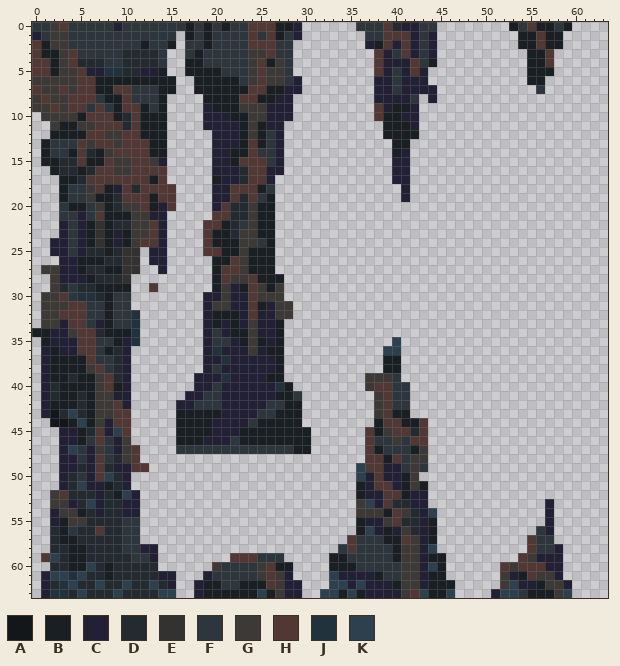
Two states of a pixel-art sprite, Assets/Tiles/cave-rocksrooted.png. Above, as it was before the edit.
The file is 64x64 pixels. Colours within 5 levels of each other are drawn and written as one.
Palette (. is transparent): A #13171a  B #191f23  C #222034  D #242b30  E #343230  F #2d363d  G #3d3936  H #523835  J #22323d  K #2c404e
Pixels before (only the part around the change), first column x 0:
 0 FFGHFFFFFCFFFFFFFBFBFBFFHHHBBC......FFFHDCCFF........BFHBBFB....
 1 CFGGFFFFFFFFFFFF.BFBFFFFHFHBFC.......FFHHHCFC.........BBHBB.....
 2 HBGGFFFFFFFFBFFB.FFBFFFFHHHFF........CBHCHCFC.........BBHBB.....
 3 HBBGHFFFFFDDDDF..FBFFFFFGGHFF.........HCFHCFC..........BBH......
 4 HHBGHDDDFFDDDDF..BBFFFFFGHBGF.........HCCCHFB..........BBH......
 5 HHBGGHCCJJDDCCB..BBBBFFFGHGGF.........HCFCHC...........BBB......
 6 GGGGGHHBBBBBBBBB..BBBBBFGHGGFC........CCFCCC...........BB.......
 7 HGGHGHHBBHHFFFBB..BBBBBBHHBBCC........CCFCCCC...........F.......
 8 GHGGHHHFBBHFFFB....BBBBHHBBCC.........CCCCF.C...................
 9 GGHGHHFHFBHHBFB....CBBBGGGCCC.........HCBBC.....................
10 .GGGGBHHHBDHBBB....CCCBBGGCCC.........HBBCC.....................
11 ..GBBGGHHHDHBBB....CCCCBGBCC...........BBBC.....................
12 ..BBBBHHGGHHBBB.....CCCBGBFC...........BBBB.....................
13 .BFFFHGHHGHHHBB.....CCCBHBFC............BB......................
14 .BFFBHDBGHHHHBB.....CCBBHFFC............BC......................
15 .BBDDHBBHGGHHGC.....CCBHHHFC............CC......................
16 ..BDDBDHHGGHHHH.....CCCDHHCC............CC......................
17 ...BBDHHHHHHHBH.....BCCDHHC.............CC......................
18 ...BFFGHBCHDHHHH....CCHHHBF..............C......................
19 ...BFFGBBDHHHBHH....CCHDHFB..............C......................
20 ...FBBFGBDGGHBCH....CHDDGBB.....................................
21 ...FFCFHBBBGGCC.....HHDDGBB.....................................
22 ...CFCBEBDDGGHC....HHBDFGBB.....................................
23 ...CFCBEBCBGGHC....HBBDGGBB.....................................
24 ..CCFCBEBCBGHHC....HBBBGGFB.....................................
25 ..CCFCDDBDEE.CC....HHBBGBBB.....................................
26 ...CCBBBDDEE.CC.....BBHGBBB.....................................
27 .GGCCBDDBBEE..C.....BHHGBBB.....................................
28 ..GCCCBDDDE.........BHGGHBBB....................................
29 ..GDFDDBBBB..H......BGCBHGBG....................................
30 .GGHFJJDBFF........CCGCCHGGG....................................
31 .GGGHHFFBFF........CGGCCHBCGG...................................
32 .GGHHHFFBFFJ.......CBBBCHCCGG...................................
33 .GGCHHFCBFFJ.......CBCBCGCCB....................................
34 BBCCGHHDBBBJ.......CFCBBGCCB....................................
35 .BCCCHHFFBCJ.......CFFCBGBCB............K.......................
36 .CBCCHHFBDC........CJCCCGCBB...........KK.......................
37 .CBBBBHFFDC........CCJCCCCCB...........BB.......................
38 .CBBBBGHFDC........CFCCCCCCB...........BB.......................
39 .CBBDBBGHDC.......CCCJCCCCBB.........GGGF.......................
40 .CDBBBBGHBC.......CCFCCCCCCJB........GHHFF......................
41 .CDBBDBGGCC......CCFFCCCCCCBBF........GHFF......................
42 .CBBBDBGGHC.....CCFFFCCCCCFFBB........GHFF......................
43 .CADKDBGGHH.....BBBBBCCCCFFBBB........GHBB......................
44 ..AABKBGCHH.....BBBBCCCCFBBBBB........BHHBBH....................
45 ...CCBDHCKH.....BBBBCCCBBBBBBBB......HBGHHDH....................
46 ...CCBFHFCG.....BBBCCCFBBBBBBBB......HFFGFHH....................
47 ...CKFCGFCGH....FFFFFFFFFFFFFBB......HBFFFBG....................
48 ...CCFCHFDGH.........................HHBHFGG....................
49 ...CCDCHDCCHH.......................KHHCCFGF....................
50 ...CDFCHKDC.........................KCHCCBG.....................
51 ...CDKCCBDC.........................BCHHCBGB....................
52 ..GHDDDCDBKC........................BCCHHBCC....................
53 ..GGCDKCDDCC........................GKCHDDCC.............C......
54 ..CGGBDCDDCC........................GGGBHGDCK............C......
55 ..CBGGDDDDFF........................BCCGHDDCB............C......
56 ..DBFDDHDDFF........................BKCBCGDCB...........FC......
57 ..DBBDDDDDFF.......................HFFFBBHGCB..........HFF......
58 ..DDBBDDDDFFCC....................FHFFFFBGGCK..........HFFC.....
59 .HKDBBDDDDDFFC........HHHFFF.....BBFFFFFBGGCBB........HGCCC.....
60 ..DDBBKDBDDDDD......GFFFFGHBB....BBBFFFFFGGCKB......HGHHHCC.....
61 .CKKJKDDBDDDDDCC...CFFFFFGHGC....KCCCCBFFGGCBB......GCBHGGC.....
62 .CDJKDDKDDKDDKDC..CBBFFBBBHGCC...KKCKCCCBGGCBBB.....GKCCBGGC....
63 .CJJDKDDDKDDDDKK..CBBBBBBKBGCC..KKBKBCCCCGHKBBK....CKKFBBBGK....
The same view after the edit:
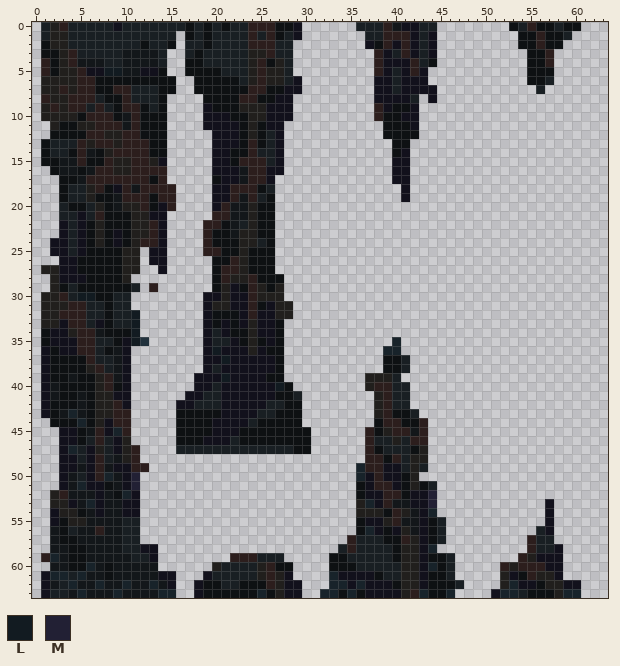
Colours new in this view: L #121b21  M #222034
The edit:
colour B: #191f23 -> #0e1113
colour C: #222034 -> #12111c
colour F: #2d363d -> #191f23
colour G: #3d3936 -> #211f1d
colour H: #523835 -> #2c1e1d
colour K: #2c404e -> #18232a
Changed rows in their new state; - is a pixel that keeps its letter.
first column x 0:
 0 .---------------------------------------A-------------------B
 1 .----------------------------------------------------------F-
 2 .------------------------------------------------------------
 3 .---------AAAA-----------------------------------------------
 4 .----AAA--AAAA-----------------------------------------------
 5 .-------LLAA-------------------------------------------------
 6 .--------------------------------------------------------F---
 7 .------------------------------------------------------------
 8 .------------------------------------------------------------
 9 .------------------------------------------------------------
10 ----------A--------------------------------------------------
11 ----------A--------------------------------------------------
14 ------A------------------------------------------------------
15 ---AA--------------------------------------------------------
16 ---AA-A----------------A-------------------------------------
17 -----A-----------------A-------------------------------------
18 -----------A-------------------------------------------------
19 ---------A-------------A-------------------------------------
20 ---------A------------AA-------------------------------------
21 ----------------------AA-------------------------------------
22 -------G-BB-----------A--------------------------------------
23 -------G--------------A--------------------------------------
24 -------G-----------------------------------------------------
25 ------BB-BGG-------------------------------------------------
26 --------BBGG-------------------------------------------------
27 ------BB--GG-------------------------------------------------
28 -------BBBG--------------------------------------------------
29 ---B-BB----F-------------------------------------------------
30 -----LLB-----------------------------------------------------
32 -----------L-------------------------------------------------
33 -----------L-------------------------------------------------
34 .------A---L-------------------------------------------------
35 -----------LJ------------------------------------------------
36 ---------A----------L----------------------------------------
37 ---------A-----------L-------------------F-------------------
38 ---------A-------------------------------F-------------------
39 ----A----A-----------L---------------------------------------
40 --A------------------------L---------------------------------
41 --A--A-------------------------------------------------------
42 -----A-------------------------------------------------------
43 --BA-A------------------------------------F------------------
44 --BB---------------------------------------------------------
45 ------A-----------------------------------A------------------
48 ---------A---------------------------------------------------
49 -----A--A----------------------------------------------------
50 ----A----A-M-------------------------------------------------
51 ----A----A-M--------------------------------F----------------
52 ----AAA-A-----------------------------------M----------------
53 -----A--AA------------------------------AA--M----------------
54 ------A-AA--------------------------------A------------------
55 ------AAAA-------------------------------AA--F---------------
56 --A--AA-AA--------------------------------A--F---------------
57 --A--AAAAA-----------------------------------F---------------
58 --AA--AAAA---------------------------------------------------
59 ---A--AAAAA-----------------------------------F--------------
60 --AA---A-AAAAA--------------------------------F--------------
61 ----F-AA-AAAAA--------------------------------F--------------
62 --AF-AA-AA-AA-A--------------------------------F------------C
63 --FFA-AAA-AAAA----------------------------------------------K
Boxes around the changes in both pictures, in picture pixels (x1, y1, x2, y2):
changed: (32, 22, 464, 598)
changed: (509, 22, 581, 94)
changed: (491, 499, 581, 598)
